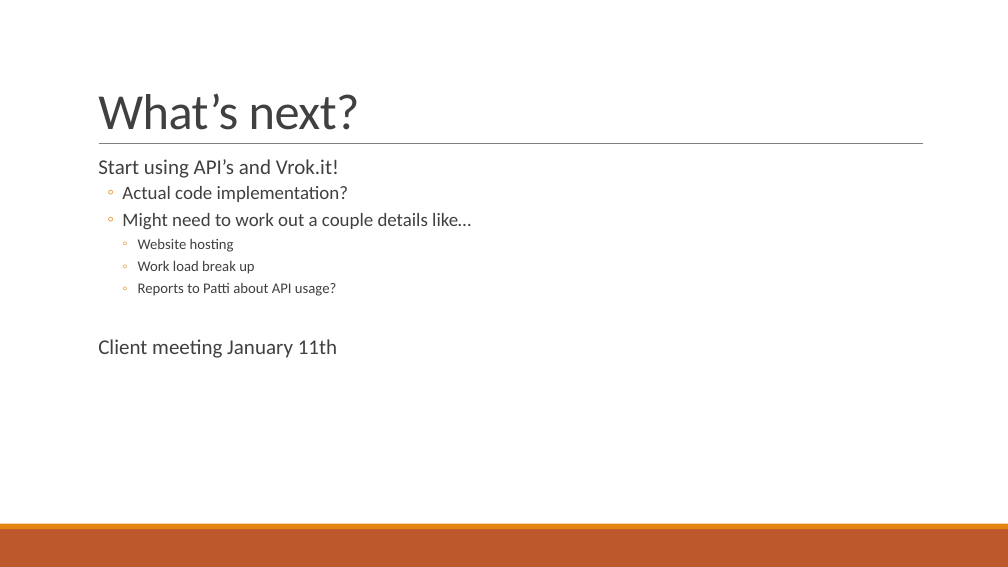
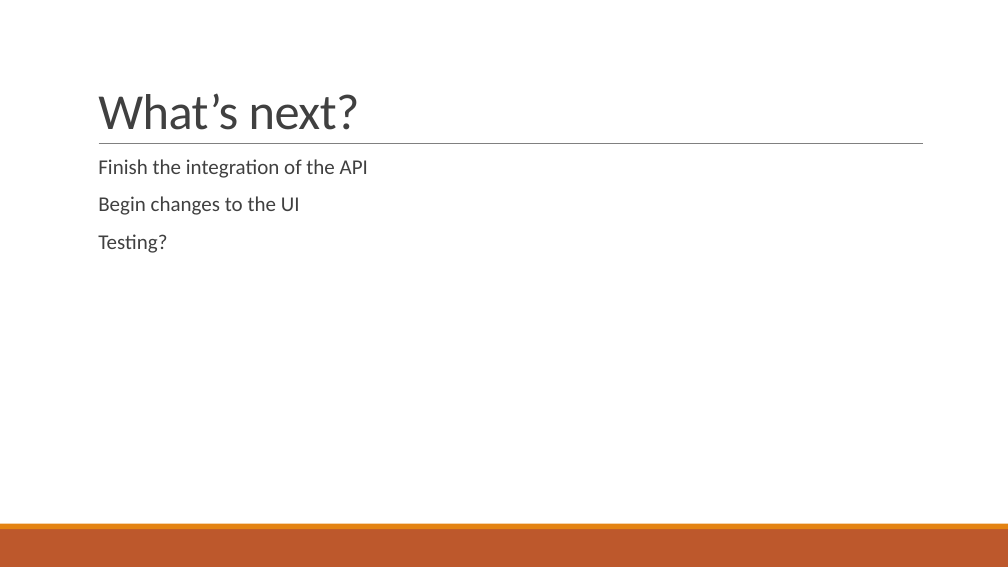
Before and after one commit to gonsalvg/Capstone-Forge-App, a slide deck: slide 40 of Project Documents/Progress Report 2/Progress report.pptx (slide 36 before the commit). Drawn at 1008x567 pixels with LibreOffice and Linux fonts; fonts in the diff are those of the drawing. Boxes give left, top, right and bottom in pixels: in the first picture for what was removed or moved away, otherwise in the second. Text is boxed around its words. In the diff, an @@ line names an element or a change of style, - is before the commit and + after.

```diff
--- a/Project Documents/Progress Report 2/Progress report.pptx
+++ b/Project Documents/Progress Report 2/Progress report.pptx
@@ text at box(98, 159, 368, 253): text changed; size 18 to 20 pt @@
-  Start using API’s and Vrok.it!
-  ◦ Actual code implementation?
-  ◦ Might need to work out a couple details like…
-    ◦ Website hosting
-    ◦ Work load break up
-    ◦ Reports to Patti about API usage?
-  Client meeting January 11th
+  Finish the integration of the API
+  Begin changes to the UI
+  Testing?
```
Also in this commit, not shown: 7 other slides changed, 4 slides added, 1 other file.
